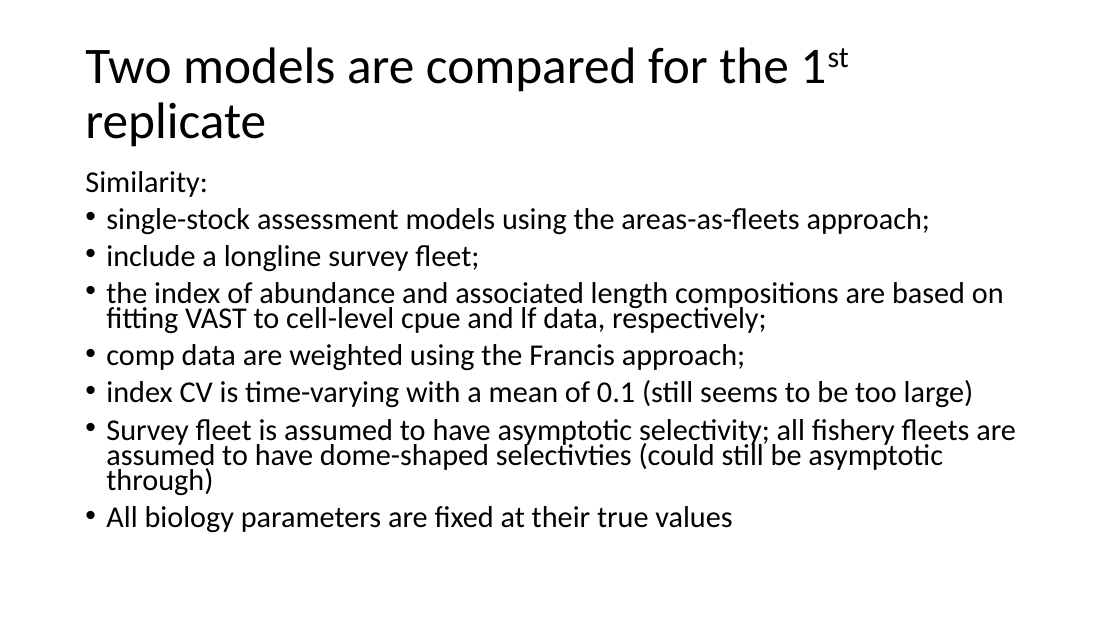
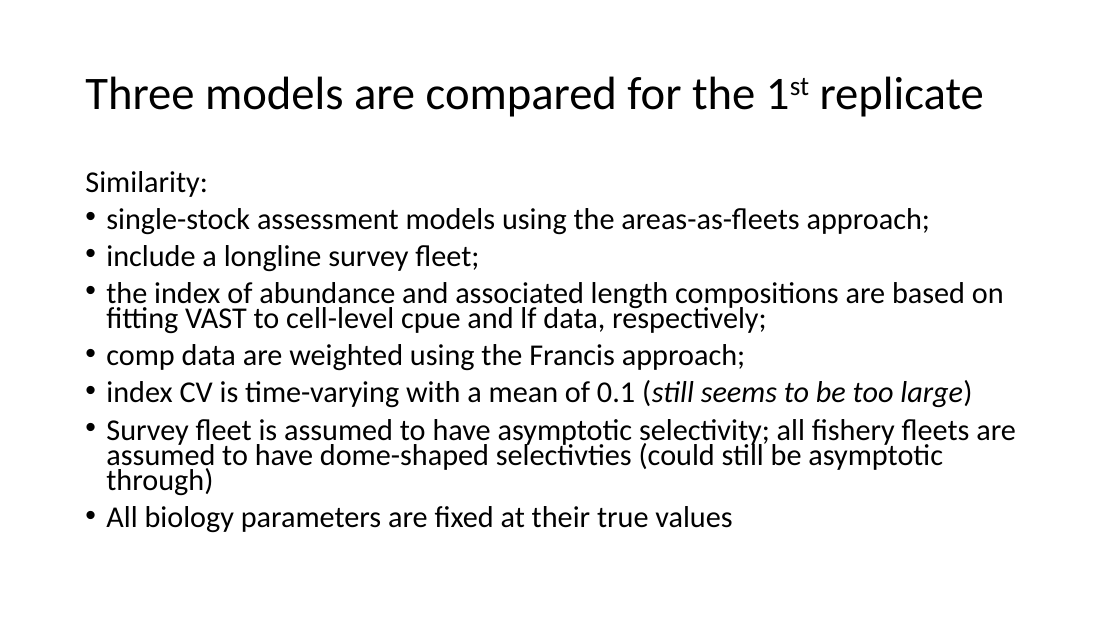
Before and after one commit to HaikunXu/SpatialAssessModelling, a slide deck: slide 4 of Document/Results.pptx. Drawn at 1120x630 pixels with LibreOffice and Linux fonts; fonts in the diff are those of the drawing. Boxes give left, top, right and bottom in pixels: in the first picture for what was removed or moved away, otherwise in the second. Text is boxed around its words. In the diff, an @@ line names an element or a change of style, - is before the commit and + after.

Commit message:
add catch weighted model to the comparison

```diff
--- a/Document/Results.pptx
+++ b/Document/Results.pptx
@@ title at box(85, 76, 984, 117): text changed; size 44 to 40 pt @@
-Two models are compared for the 1st replicate
+Three models are compared for the 1st replicate
@@ text at box(106, 380, 972, 408): italic on in "(still seems to be too large)" @@
```
Also in this commit, not shown: 1 other slide changed, 3 slides added, 1 slide removed, 7 other files.
